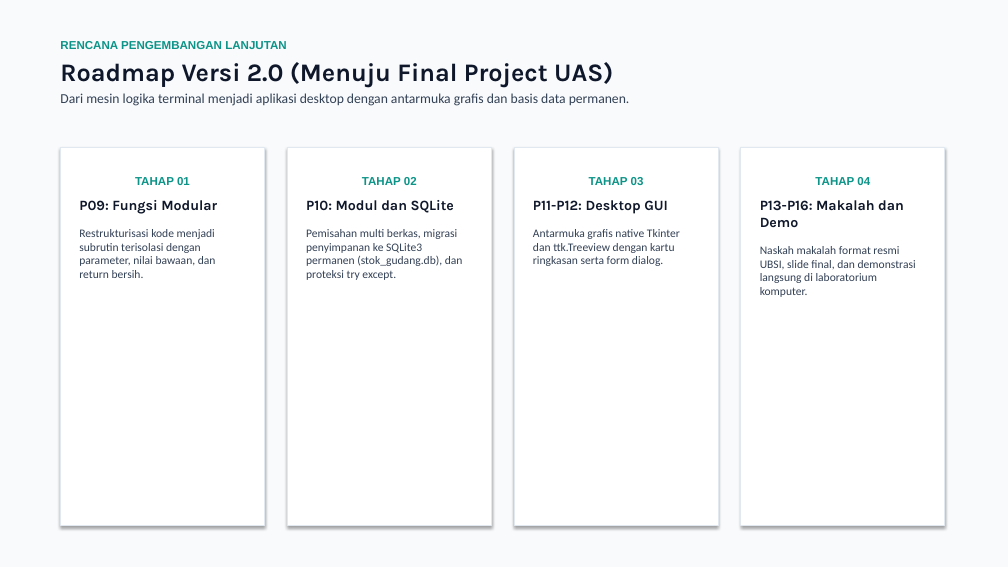
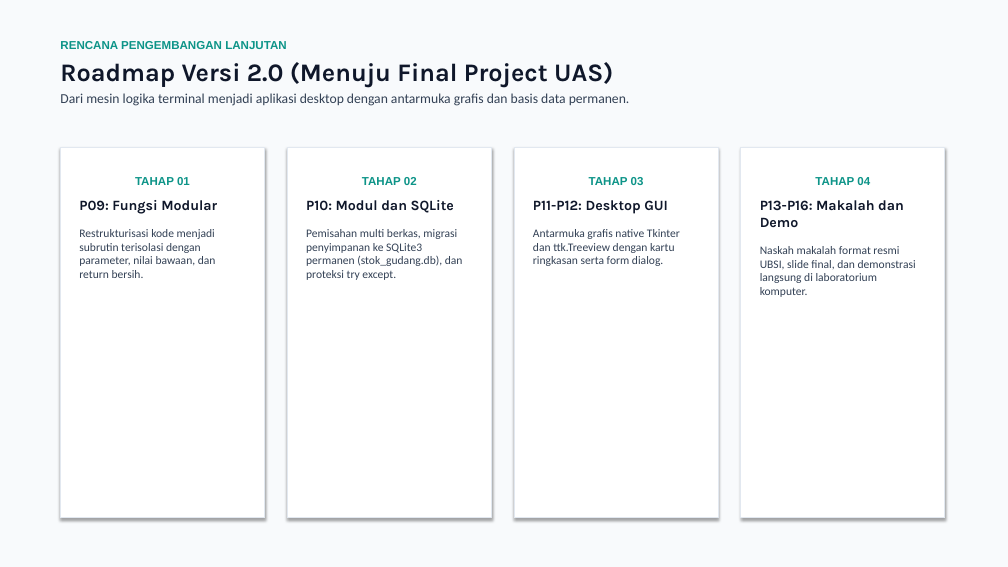
Before and after one commit to Curzyori/Stokku-Desktop, a slide deck: slide 13 of docs/presentasi/STOKKU_DESKTOP_PROGRES_P7.pptx (slide 9 before the commit). Drawn at 1008x567 pixels with LibreOffice and Linux fonts; fonts in the diff are those of the drawing. Boxes give left, top, right and bottom in pixels: in the first picture for what was removed or moved away, otherwise in the second. Text is boxed around its words. In the diff, an @@ line names an element or a change of style, - is before the commit and + after.

```diff
--- a/docs/presentasi/STOKKU_DESKTOP_PROGRES_P7.pptx
+++ b/docs/presentasi/STOKKU_DESKTOP_PROGRES_P7.pptx
@@ rectangle "TAHAP 01": place and size @@
-rectangle "TAHAP 01" at [60,147,265,526]
+rectangle "TAHAP 01" at [60,147,265,518]
@@ rectangle "TAHAP 02": place and size @@
-rectangle "TAHAP 02" at [287,147,492,526]
+rectangle "TAHAP 02" at [287,147,492,518]
@@ rectangle "TAHAP 03": place and size @@
-rectangle "TAHAP 03" at [514,147,718,526]
+rectangle "TAHAP 03" at [514,147,718,518]
@@ rectangle "TAHAP 04": place and size @@
-rectangle "TAHAP 04" at [741,147,945,526]
+rectangle "TAHAP 04" at [741,147,945,518]
```
Also in this commit, not shown: 6 other slides changed, 5 slides added, 1 slide removed, 34 other files.
